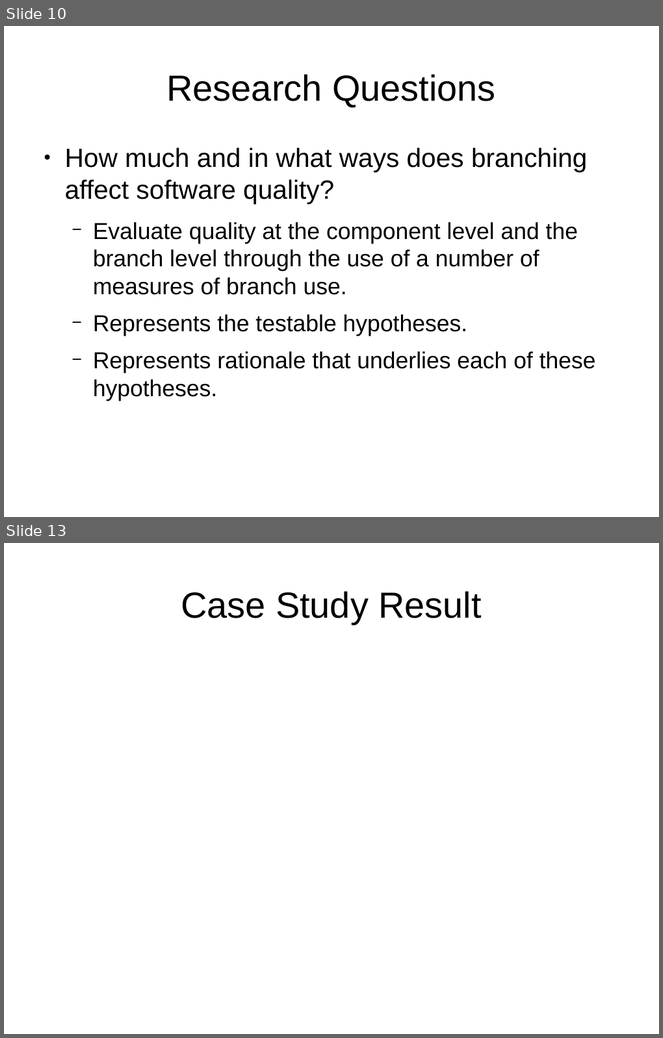
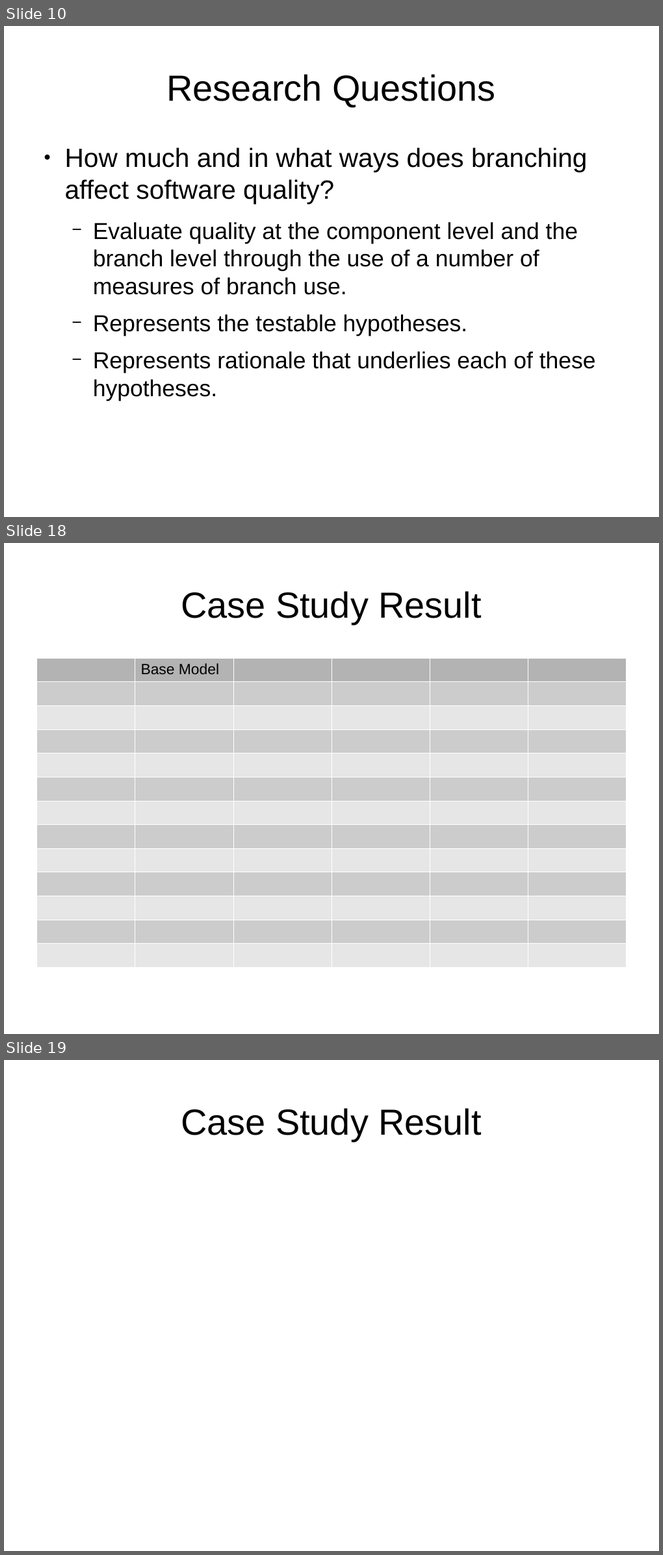
Before and after one commit to tajmilur-rahman/LOG6307, a slide deck: paper-presentation/slides.odp. Shown one above the other, each under a label of ours: slides 10 and 13 before the commit, slides 10, 18 and 19 after it; the slides between them are not shown. The pictures are 663x1038 and 663x1555 pixels, drawn with LibreOffice and Linux fonts; fonts in the diff are those of the drawing. Boxes give left, top, right and bottom in pixels: in the first picture for what was removed or moved away, otherwise in the second. Text is boxed around its words. In the diff, an @@ line names an element or a change of style, - is before the commit and + after.

```diff
--- a/paper-presentation/slides.odp
+++ b/paper-presentation/slides.odp
@@ slide 18 added at (4,543,659,1034), background #FFFFFF @@
@@ title added at (181,591,481,624), 44 pt, text #000000 @@
+Case Study Result
@@ table added at (36,658,626,945), 13 rows, 6 columns @@
+ | Base Model |  |  |  | 
+ |  |  |  |  | 
+ |  |  |  |  | 
+ |  |  |  |  | 
+ |  |  |  |  | 
+ |  |  |  |  | 
+ |  |  |  |  | 
+ |  |  |  |  | 
+ |  |  |  |  | 
+ |  |  |  |  | 
+ |  |  |  |  | 
+ |  |  |  |  | 
+ |  |  |  |  | 
@@ what was slide 13 is now slide 19 @@
```
Also in this commit, not shown: 3 slides changed, 7 other slides added, 2 slides removed, 3 other files.
